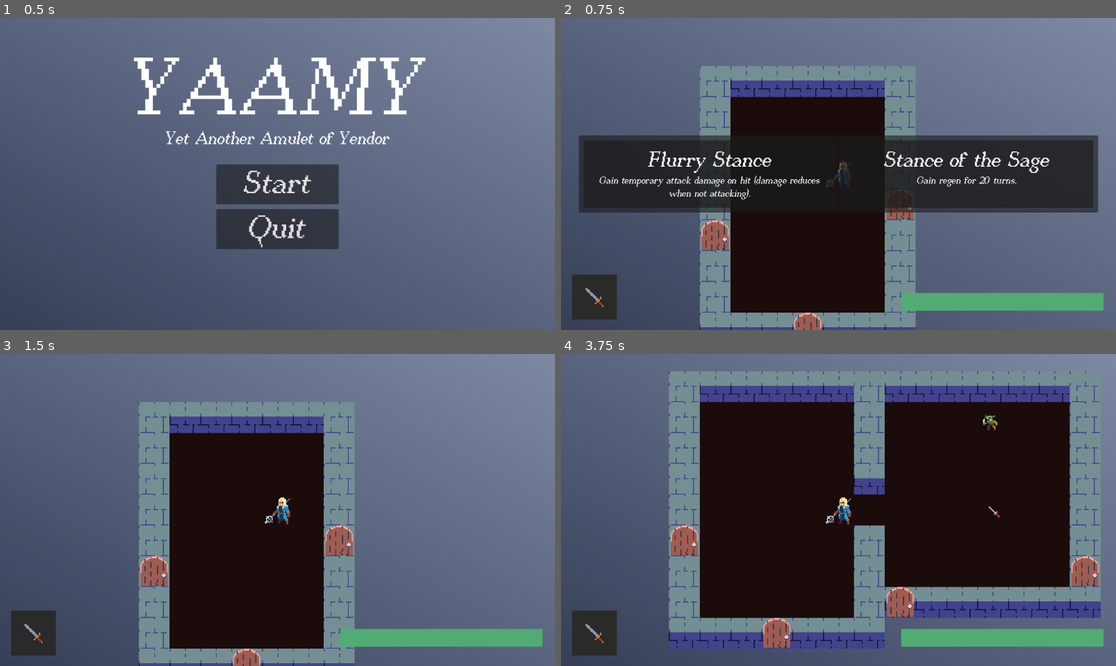
Above: before the commit, frames 1-4 (two rows, left to right).
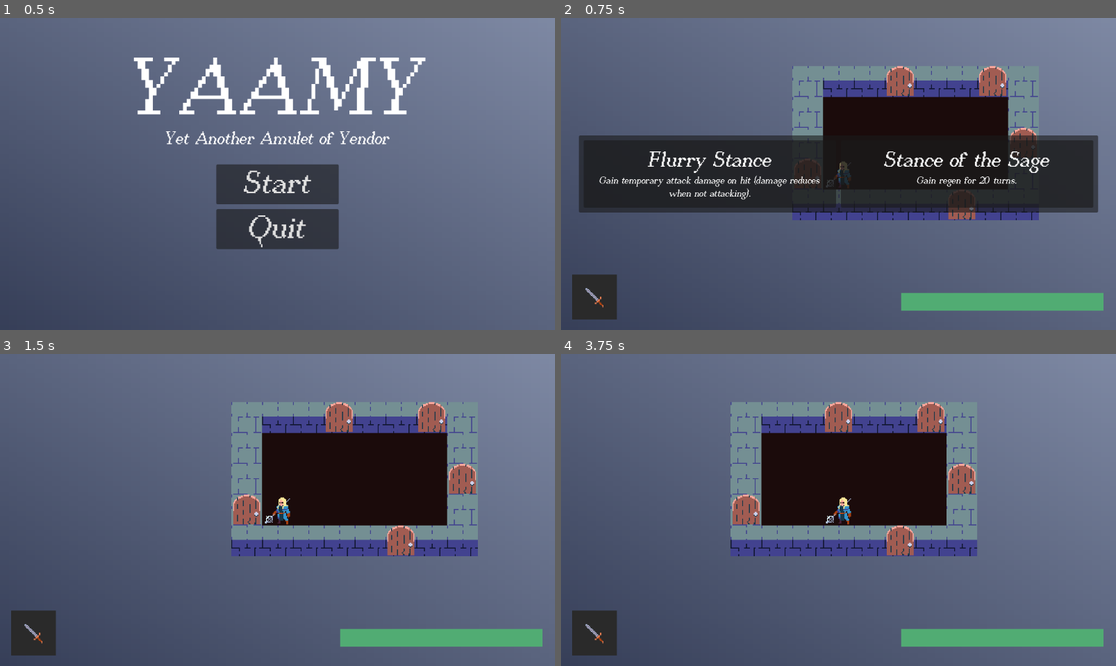
Above: after the commit, the same moments.

Repository: pryganss/TB-DCrawl
Game: Godot game, scene res://src/UI/main_menu.tscn
The game is run twice, just before and just after one commit, with the same random seed, the same clock (stepped at 60 frames per second) and the same inputs.
Inputs (mouse positions are in pixels of both pictures, inside the frame that each line leads up to):
- Up to frame 1 (0.5 s): no input
- Up to frame 2 (0.75 s): click "Start" at 0.5 s
- Up to frame 3 (1.5 s): click (149, 510) at 1.25 s
- Up to frame 4 (3.75 s): tap Enter at 2, 3.5 s; hold D (move_right) 2.03-2.78 s; tap Q (drop) at 2.1 s; tap E (grab) at 2.3, 2.85 s; tap Space (wait) at 2.75, 3.05, 3.6 s; hold S (move_down) 2.78-3.53 s; hold D (move_right) from 3.53 s (still down)

Frame 1 is identical in both runs. In frame 2, 26% of the frame differs, in the area x 25-87%, y 15-100%; in frame 3, 38%; in frame 4, 52%, in the area x 19-98%, y 5-95%.

Commit message:
setup generation for multiple floors

Diff:
--- a/Assets/Entities/Enemies/goblin_definition.tres
+++ /dev/null
@@ -1,53 +0,0 @@
-[gd_resource type="Resource" script_class="EntityDefinition" load_steps=17 format=3 uid="uid://dtjl2trrdk5il"]
-
-[ext_resource type="Script" uid="uid://cm66je2ta2wej" path="res://src/Entities/Components/Definitions/component_definition.gd" id="1_8gu7m"]
-[ext_resource type="Script" uid="uid://b7urauaipbtpo" path="res://src/Entities/entity_definition.gd" id="2_dgfiu"]
-[ext_resource type="Script" uid="uid://lv06866ab2mh" path="res://src/Entities/Components/Definitions/ai_component_definition.gd" id="2_wmocx"]
-[ext_resource type="Script" uid="uid://dyy58hynshsip" path="res://src/Entities/Components/Definitions/movement_component_definition.gd" id="3_0myqd"]
-[ext_resource type="Script" uid="uid://cc8sm5ijawq7m" path="res://src/Entities/Components/Definitions/fighter_component_definition.gd" id="4_3d7ys"]
-[ext_resource type="Resource" uid="uid://bjvo1nlhi1g0u" path="res://Assets/Items/dagger_definition.tres" id="5_0myqd"]
-[ext_resource type="Script" uid="uid://bho42oe7xr0ir" path="res://src/Entities/Components/Definitions/wield_component_definition.gd" id="6_4xfho"]
-[ext_resource type="Script" uid="uid://dpy8seg2we2sy" path="res://src/Entities/Components/Definitions/melee_component_definition.gd" id="7_lcnro"]
-[ext_resource type="Script" uid="uid://bgnge8s0rq04j" path="res://src/Entities/Status/status_defintion.gd" id="8_0myqd"]
-[ext_resource type="Texture2D" uid="uid://bj0qeksp5gh1f" path="res://32rogues/monsters.png" id="9_rby0w"]
-
-[sub_resource type="Resource" id="Resource_7rcjk"]
-script = ExtResource("2_wmocx")
-metadata/_custom_type_script = "uid://lv06866ab2mh"
-
-[sub_resource type="Resource" id="Resource_0muv2"]
-script = ExtResource("3_0myqd")
-delay = 100
-metadata/_custom_type_script = "uid://dyy58hynshsip"
-
-[sub_resource type="Resource" id="Resource_dcwud"]
-script = ExtResource("4_3d7ys")
-max_hp = 10
-level = 1
-armor = 0
-metadata/_custom_type_script = "uid://cc8sm5ijawq7m"
-
-[sub_resource type="Resource" id="Resource_x6bvn"]
-script = ExtResource("6_4xfho")
-item_definition = ExtResource("5_0myqd")
-delay = 100
-metadata/_custom_type_script = "uid://bho42oe7xr0ir"
-
-[sub_resource type="Resource" id="Resource_6ibnq"]
-script = ExtResource("7_lcnro")
-damage = Array[String](["1d2"])
-mod = 0
-status = Array[ExtResource("8_0myqd")]([])
-delay = 100
-metadata/_custom_type_script = "uid://dpy8seg2we2sy"
-
-[sub_resource type="AtlasTexture" id="AtlasTexture_10rfc"]
-atlas = ExtResource("9_rby0w")
-region = Rect2(64, 0, 32, 32)
-
-[resource]
-script = ExtResource("2_dgfiu")
-texture = SubResource("AtlasTexture_10rfc")
-blocker = true
-components = Array[ExtResource("1_8gu7m")]([SubResource("Resource_7rcjk"), SubResource("Resource_0muv2"), SubResource("Resource_dcwud"), SubResource("Resource_x6bvn"), SubResource("Resource_6ibnq")])
-metadata/_custom_type_script = "uid://b7urauaipbtpo"
--- a/Assets/Entities/Enemies/slime_definition.tres
+++ b/Assets/Entities/Enemies/slime_definition.tres
@@ -1,45 +1,45 @@
-[gd_resource type="Resource" script_class="EntityDefinition" load_steps=14 format=3 uid="uid://cslfjyxoponnu"]
+[gd_resource type="Resource" script_class="EntityDefinition" load_steps=14 format=3 uid="uid://bl56wabahx8md"]
 
 [ext_resource type="Script" uid="uid://cm66je2ta2wej" path="res://src/Entities/Components/Definitions/component_definition.gd" id="1_i4i6i"]
 [ext_resource type="Script" uid="uid://cc8sm5ijawq7m" path="res://src/Entities/Components/Definitions/fighter_component_definition.gd" id="2_1bn04"]
-[ext_resource type="Script" uid="uid://dyy58hynshsip" path="res://src/Entities/Components/Definitions/movement_component_definition.gd" id="3_63kh4"]
+[ext_resource type="Script" uid="uid://t8f5o03rs37r" path="res://src/Entities/Components/Definitions/movement_component_definition.gd" id="3_63kh4"]
 [ext_resource type="Script" uid="uid://lv06866ab2mh" path="res://src/Entities/Components/Definitions/ai_component_definition.gd" id="4_d5pv0"]
 [ext_resource type="Script" uid="uid://dpy8seg2we2sy" path="res://src/Entities/Components/Definitions/melee_component_definition.gd" id="5_p2eih"]
 [ext_resource type="Script" uid="uid://b7urauaipbtpo" path="res://src/Entities/entity_definition.gd" id="6_00wux"]
 [ext_resource type="Script" uid="uid://bgnge8s0rq04j" path="res://src/Entities/Status/status_defintion.gd" id="6_1bn04"]
 [ext_resource type="Texture2D" uid="uid://bj0qeksp5gh1f" path="res://32rogues/monsters.png" id="7_a2r2c"]
 
-[sub_resource type="Resource" id="Resource_cu2xn"]
+[sub_resource type="Resource" id="Resource_bhbu6"]
+script = ExtResource("3_63kh4")
+delay = 200
+metadata/_custom_type_script = "uid://t8f5o03rs37r"
+
+[sub_resource type="Resource" id="Resource_0v07n"]
 script = ExtResource("2_1bn04")
-max_hp = 12
+max_hp = 10
 level = 0
-armor = 3
+armor = 4
 metadata/_custom_type_script = "uid://cc8sm5ijawq7m"
 
-[sub_resource type="Resource" id="Resource_hwk6t"]
-script = ExtResource("3_63kh4")
-delay = 200
-metadata/_custom_type_script = "uid://dyy58hynshsip"
-
-[sub_resource type="Resource" id="Resource_phwv6"]
+[sub_resource type="Resource" id="Resource_1bn04"]
 script = ExtResource("4_d5pv0")
 metadata/_custom_type_script = "uid://lv06866ab2mh"
 
-[sub_resource type="Resource" id="Resource_50wf7"]
+[sub_resource type="Resource" id="Resource_63kh4"]
 script = ExtResource("5_p2eih")
-damage = Array[String](["1d4"])
+damage = Array[String](["2d4"])
 mod = 0
 status = Array[ExtResource("6_1bn04")]([])
 delay = 100
 metadata/_custom_type_script = "uid://dpy8seg2we2sy"
 
-[sub_resource type="AtlasTexture" id="AtlasTexture_2tv4g"]
+[sub_resource type="AtlasTexture" id="AtlasTexture_i4i6i"]
 atlas = ExtResource("7_a2r2c")
 region = Rect2(32, 64, 32, 32)
 
 [resource]
 script = ExtResource("6_00wux")
-texture = SubResource("AtlasTexture_2tv4g")
+texture = SubResource("AtlasTexture_i4i6i")
 blocker = true
-components = Array[ExtResource("1_i4i6i")]([SubResource("Resource_cu2xn"), SubResource("Resource_hwk6t"), SubResource("Resource_phwv6"), SubResource("Resource_50wf7")])
+components = Array[ExtResource("1_i4i6i")]([SubResource("Resource_bhbu6"), SubResource("Resource_0v07n"), SubResource("Resource_1bn04"), SubResource("Resource_63kh4")])
 metadata/_custom_type_script = "uid://b7urauaipbtpo"
--- a/Assets/MapGen/map_definition.tres
+++ b/Assets/MapGen/map_definition.tres
@@ -1,35 +1,16 @@
-[gd_resource type="Resource" script_class="MapDefinition" load_steps=13 format=3 uid="uid://ddbaxflw41ici"]
+[gd_resource type="Resource" script_class="MapDefinition" load_steps=6 format=3 uid="uid://22fwbp6biutp"]
 
 [ext_resource type="Script" uid="uid://r0iqt0vhc8v1" path="res://src/MapGen/room_definition.gd" id="1_lsfte"]
 [ext_resource type="Script" uid="uid://b7urauaipbtpo" path="res://src/Entities/entity_definition.gd" id="2_btaov"]
 [ext_resource type="Script" uid="uid://bhm3bql3b201q" path="res://src/MapGen/map_definition.gd" id="2_uxa6t"]
-[ext_resource type="Resource" uid="uid://cslfjyxoponnu" path="res://Assets/Entities/Enemies/slime_definition.tres" id="3_btaov"]
-[ext_resource type="Resource" uid="uid://dtjl2trrdk5il" path="res://Assets/Entities/Enemies/goblin_definition.tres" id="4_3tu3c"]
-[ext_resource type="Script" uid="uid://cm66je2ta2wej" path="res://src/Entities/Components/Definitions/component_definition.gd" id="5_t1xci"]
-[ext_resource type="Resource" uid="uid://bjvo1nlhi1g0u" path="res://Assets/Items/dagger_definition.tres" id="6_hodp2"]
-[ext_resource type="Script" path="res://src/Entities/Components/Definitions/item_component_definition.gd" id="7_72k7e"]
+[ext_resource type="Resource" uid="uid://bl56wabahx8md" path="res://Assets/Entities/Enemies/slime_definition.tres" id="3_btaov"]
 
-[sub_resource type="Resource" id="Resource_whrd8"]
+[sub_resource type="Resource" id="Resource_btaov"]
 script = ExtResource("1_lsfte")
-features = Array[ExtResource("2_btaov")]([ExtResource("3_btaov"), ExtResource("3_btaov")])
-metadata/_custom_type_script = "uid://r0iqt0vhc8v1"
-
-[sub_resource type="Resource" id="Resource_d2dis"]
-script = ExtResource("7_72k7e")
-item_definition = ExtResource("6_hodp2")
-metadata/_custom_type_script = "uid://cvvmd65n8jknf"
-
-[sub_resource type="Resource" id="Resource_f6drv"]
-script = ExtResource("2_btaov")
-blocker = false
-components = Array[ExtResource("5_t1xci")]([SubResource("Resource_d2dis")])
-metadata/_custom_type_script = "uid://b7urauaipbtpo"
-
-[sub_resource type="Resource" id="Resource_k6w2r"]
-script = ExtResource("1_lsfte")
-features = Array[ExtResource("2_btaov")]([ExtResource("4_3tu3c"), SubResource("Resource_f6drv")])
+features = Array[ExtResource("2_btaov")]([ExtResource("3_btaov")])
 metadata/_custom_type_script = "uid://r0iqt0vhc8v1"
 
 [resource]
 script = ExtResource("2_uxa6t")
-room_types = Array[ExtResource("1_lsfte")]([SubResource("Resource_whrd8"), SubResource("Resource_k6w2r")])
+room_types = Array[ExtResource("1_lsfte")]([SubResource("Resource_btaov")])
+metadata/_custom_type_script = "uid://bhm3bql3b201q"
--- a/Assets/default_item.tres
+++ b/Assets/default_item.tres
@@ -1,6 +1,6 @@
-[gd_resource type="AtlasTexture" load_steps=2 format=3 uid="uid://1g1i42wlfv1l"]
+[gd_resource type="AtlasTexture" load_steps=2 format=3]
 
-[ext_resource type="Texture2D" uid="uid://bs2jaln6ch3ba" path="res://32rogues/items.png" id="1_q5ho3"]
+[ext_resource type="Texture2D" path="res://32rogues/items.png" id="1_q5ho3"]
 
 [resource]
 atlas = ExtResource("1_q5ho3")
--- a/project.godot
+++ b/project.godot
@@ -11,7 +11,7 @@
 [application]
 
 config/name="TB-DCrawl"
-run/main_scene="uid://eupl5j8tipqr"
+run/main_scene="res://src/UI/main_menu.tscn"
 config/features=PackedStringArray("4.4", "GL Compatibility")
 config/icon="res://icon.svg"
 
--- a/src/Entities/Components/cpnt.gd
+++ b/src/Entities/Components/cpnt.gd
@@ -8,4 +8,5 @@
 	MOVEMENT,
 	WIELD,
 	ITEM,
+	STAIR,
 	}
--- a/src/Entities/Components/door_component.gd
+++ b/src/Entities/Components/door_component.gd
@@ -3,21 +3,21 @@
 
 const TYPE = cpnt.DOOR
 
-var room: MapLeaf
+var room
 
 func _ready():
 	room = Map.wall_tiles[entity.grid_position].filter(func(r):
 		return not r.placed)[0]
+	pass
 
 func open_door():
 	if not room.placed:
 		for door in room.draw_room(Map.game_map):
 			Initiative.add_entity(door)
-		for new_entity in MapGen.new_room(room):
-			Initiative.add_entity(new_entity)
 
 	Map.erase_auto_tile(entity.grid_position)
 	Map.game_map.set_cell(entity.grid_position, 0, Map.TILES["FLOOR"])
 	Map.astar.set_point_solid(entity.grid_position, false)
 
 	entity.queue_free()
+	pass
--- a/src/MapGen/leaf.gd
+++ b/src/MapGen/leaf.gd
@@ -15,9 +15,12 @@
 var placed: bool = false
 var has_door: bool = false
 
+signal room_placed(room: MapLeaf)
+
 func _init(position: Vector2i, room_size: Vector2i):
 	grid_position = position
 	size = room_size
+	room_placed.connect(MapGen.new_room)
 
 func get_leaves() -> Array[MapLeaf]:
 	if not (child_0 and child_1):
@@ -122,6 +125,8 @@
 
 	placed = true
 
+	room_placed.emit(self)
+
 	return get_random_doors()
 
 func get_random_doors():
--- a/src/MapGen/map_gen.gd
+++ b/src/MapGen/map_gen.gd
@@ -1,11 +1,14 @@
 class_name MapGen
 extends Object
 
-const map_definition = preload("res://Assets/MapGen/map_definition.tres")
+const MIN_ROOM_SIZE = Vector2i(6, 5)
+const MAX_ROOM_SIZE = Vector2i(8, 7)
+
+const EXIT_ROOM: RoomDefinition = preload("res://Assets/MapGen/Rooms/exit_room.tres")
+
 const player_definition = preload("res://Assets/Entities/player_definition.tres")
 
-const MIN_ROOM_SIZE = Vector2i(6, 5)
-const MAX_ROOM_SIZE = Vector2i(8, 7)
+const map_definitions = [preload("res://Assets/MapGen/map_definition.tres")]
 
 static func setup_pathfinding():
 	Map.astar = AStarGrid2D.new()
@@ -16,7 +19,7 @@
 func _init():
 	assert(false, "Tried to create instance of static class")
 
-static func generate_map() -> Entity:
+static func generate_map() -> void:
 	Map.auto_tiles = {}
 
 	Map.last_room = null
@@ -31,24 +34,14 @@
 	Map.wall_tiles = MapLeaf.get_wall_tiles(Map.rooms)
 	MapLeaf.set_wall_tiles(Map.wall_tiles)
 
-	var starting_room: MapLeaf = Map.rooms.pick_random()
-
-	for door in starting_room.draw_room(Map.game_map):
-		Map.entities.add_child(door)
-
-	return Entity.new(player_definition, Vector2i(
-		randi_range(starting_room.grid_position.x, starting_room.grid_position.x + starting_room.size.x - 2),
-		randi_range(starting_room.grid_position.y, starting_room.grid_position.y + starting_room.size.y - 2)
-		))
-
-static func new_room(room: MapLeaf) -> Array[Entity]:
+static func new_room(room: MapLeaf):
 	var entities: Array[Entity] = []
 
 	var room_entities: Array[EntityDefinition]
 	if room == Map.last_room:
-		room_entities = Map.EXIT_ROOM.features.duplicate()
+		room_entities = EXIT_ROOM.features.duplicate()
 	else:
-		room_entities = map_definition.room_types.pick_random().features.duplicate()
+		room_entities = map_definitions[Map.current_floor].room_types.pick_random().features.duplicate()
 	var open_tiles: Array[Vector2i] = []
 
 	for x in range(room.grid_position.x, room.grid_position.x + room.size.x - 1):
@@ -64,4 +57,5 @@
 
 		entities += [Entity.new(entity, tile)]
 
-	return entities
+	for entity in entities:
+		Initiative.add_entity(entity)
--- a/src/UI/main_menu.gd
+++ b/src/UI/main_menu.gd
@@ -1,7 +1,7 @@
 extends Control
 
 func _on_start_button_pressed() -> void:
-	get_tree().change_scene_to_file("res://src/game.tscn")
+	Map.new_level()
 
 
 func _on_quit_button_pressed() -> void:
--- a/src/event_handler.gd
+++ b/src/event_handler.gd
@@ -1,7 +1,6 @@
 class_name EventHandler
 extends Node
 
-var player: Entity
 var disabled = false
 
 func get_action() -> Action:
@@ -10,18 +9,18 @@
 	var action: Action = null
 
 	if Input.is_action_just_pressed("move_up"):
-		action = BumpAction.new(player, 0, -1)
+		action = BumpAction.new(Map.player, 0, -1)
 	elif Input.is_action_just_pressed("move_down"):
-		action = BumpAction.new(player, 0, 1)
+		action = BumpAction.new(Map.player, 0, 1)
 	elif Input.is_action_just_pressed("move_left"):
-		action = BumpAction.new(player, -1, 0)
+		action = BumpAction.new(Map.player, -1, 0)
 	elif Input.is_action_just_pressed("move_right"):
-		action = BumpAction.new(player, 1, 0)
+		action = BumpAction.new(Map.player, 1, 0)
 
 	elif Input.is_action_just_pressed("drop"):
-		action = DropAction.new(player)
+		action = DropAction.new(Map.player)
 	elif Input.is_action_just_pressed("grab"):
-		action = GrabAction.new(player)
+		action = GrabAction.new(Map.player)
 
 	elif Input.is_action_just_pressed("wait"):
 		action = WaitAction.new()
--- a/src/game_manager.gd
+++ b/src/game_manager.gd
@@ -1,7 +1,5 @@
 class_name GameManager
 extends Node2D
-
-@onready var player: Entity
 
 @onready var entities: Node = $Entities
 @onready var game_map: TileMapLayer = $Map
@@ -15,45 +13,41 @@
 	Map.game_map = game_map
 	Map.entities = entities
 
-	Initiative.reset()
-	player = MapGen.generate_map()
+	for file in stance_files:
+		stances.append(load("res://Assets/Stances/" + file))
 
-	Initiative.initiative[100] = player
-	event_handler.player = player
-	Map.player = player
-	entities.add_child(player)
+	Map.map_ready.emit()
 
-	var plr_fighter_component: FighterComponent = player.components.get(cpnt.FIGHTER) as FighterComponent
+
+func connect_player():
+	var plr_fighter_component: FighterComponent = Map.player.components.get(cpnt.FIGHTER) as FighterComponent
 
 	plr_fighter_component.died.connect(reset)
 	plr_fighter_component.damaged.connect($UI.update_health)
 
-	player.components.get(cpnt.WIELD).item_changed.connect($UI.update_item)
+	Map.player.components.get(cpnt.WIELD).item_changed.connect($UI.update_item)
 
 	$UI.update_health()
 	$UI.update_item()
 
-	$Camera2D.player = player
+	$Camera2D.player = Map.player
 
 	$"UI/New Stance UI".event_handler = event_handler
 
 	Map.new_game_tick.connect(_decrement_stance)
-
-	for file in stance_files:
-		stances.append(load("res://Assets/Stances/" + file))
-
 	_new_stance()
 
 func reset(_entity: Entity):
+	Map.current_floor = 0
 	get_tree().change_scene_to_file("res://src/UI/main_menu.tscn")
 
 func _physics_process(_delta):
 	var entity = Initiative.get_current_turn()
-	if entity == player:
+	if entity == Map.player:
 		var action: Action
 		action = event_handler.get_action()
 		if action:
-			Initiative.take_turn(action, player)
+			Initiative.take_turn(action, entity)
 	elif entity:
 		var action: Action = entity.components.get(cpnt.AI).get_action()
 		Initiative.take_turn(action, entity)
@@ -75,6 +69,6 @@
 func _decrement_stance(_args, _signal_name):
 	stance_timer -= 1
 	if stance_timer <= 0:
-		await player.components.get(cpnt.FIGHTER).turn_started
+		await Map.player.components.get(cpnt.FIGHTER).turn_started
 		_new_stance()
 		stance_timer = 5000
--- a/src/map.gd
+++ b/src/map.gd
@@ -7,7 +7,9 @@
 	}
 const MAP_SIZE = Vector2i(25, 25)
 
-const EXIT_ROOM: RoomDefinition = preload("res://Assets/MapGen/Rooms/exit_room.tres")
+signal map_ready
+
+var current_floor = 0
 
 var remaining_rooms: int = 5
 
@@ -41,3 +43,35 @@
 
 func update_auto_tiles():
 	game_map.set_cells_terrain_connect(auto_tiles.keys(), 1, 0, false)
+
+
+func new_level():
+	if player: entities.remove_child(player)
+	get_tree().change_scene_to_file("res://src/game.tscn")
+
+	await map_ready
+
+	var game_manager = get_tree().current_scene as GameManager
+
+	Initiative.reset()
+	MapGen.generate_map()
+
+	var starting_room: MapLeaf = rooms.pick_random()
+	starting_room.room_placed.disconnect(MapGen.new_room)
+
+	for door in starting_room.draw_room(game_map):
+		entities.add_child(door)
+
+	if player:
+		player.grid_position = Vector2i(
+			randi_range(starting_room.grid_position.x, starting_room.grid_position.x + starting_room.size.x - 2),
+			randi_range(starting_room.grid_position.y, starting_room.grid_position.y + starting_room.size.y - 2))
+	else:
+		player = Entity.new(MapGen.player_definition, Vector2i(
+			randi_range(starting_room.grid_position.x, starting_room.grid_position.x + starting_room.size.x - 2),
+			randi_range(starting_room.grid_position.y, starting_room.grid_position.y + starting_room.size.y - 2)))
+
+	player.ready.connect(game_manager.connect_player)
+
+	Initiative.initiative[100] = player
+	entities.add_child(player)
Not shown: 1 places in Assets/Entities/door_definition.tres that only renumber resources
Not shown: 1 places in Assets/Entities/drop_definition.tres that only renumber resources
Not shown: 1 places in Assets/Entities/player_definition.tres that only renumber resources
Not shown: 1 places in Assets/Items/dagger_definition.tres that only renumber resources
Not shown: 1 places in Assets/Items/sword_definition.tres that only renumber resources
Not shown: 1 places in Assets/MapGen/Rooms/exit_room.tres that only renumber resources
Not shown: 1 places in Assets/Stances/damage_reduction_stance.tres that only renumber resources
Not shown: 1 places in Assets/Stances/heal_stance.tres that only renumber resources
Not shown: 1 places in Assets/Stances/scaling_stance.tres that only renumber resources
Not shown: 1 places in Assets/ts_32rogues.tres that only renumber resources
Not shown, changed: src/Entities/Components/Definitions/movement_component_definition.gd.uid
Not shown, changed: src/Entities/Components/movement_component.gd.uid
(and 5 more such lines)
